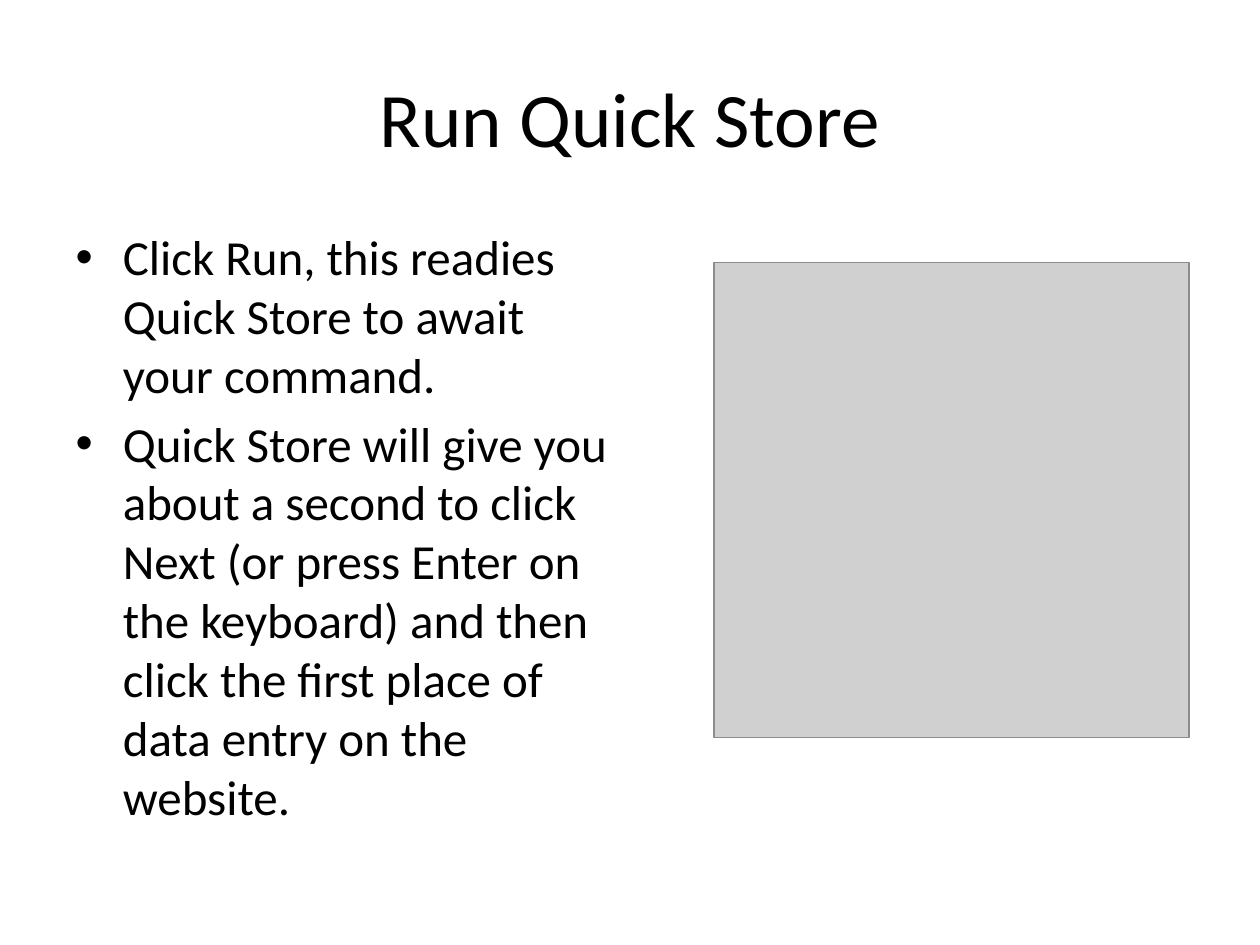
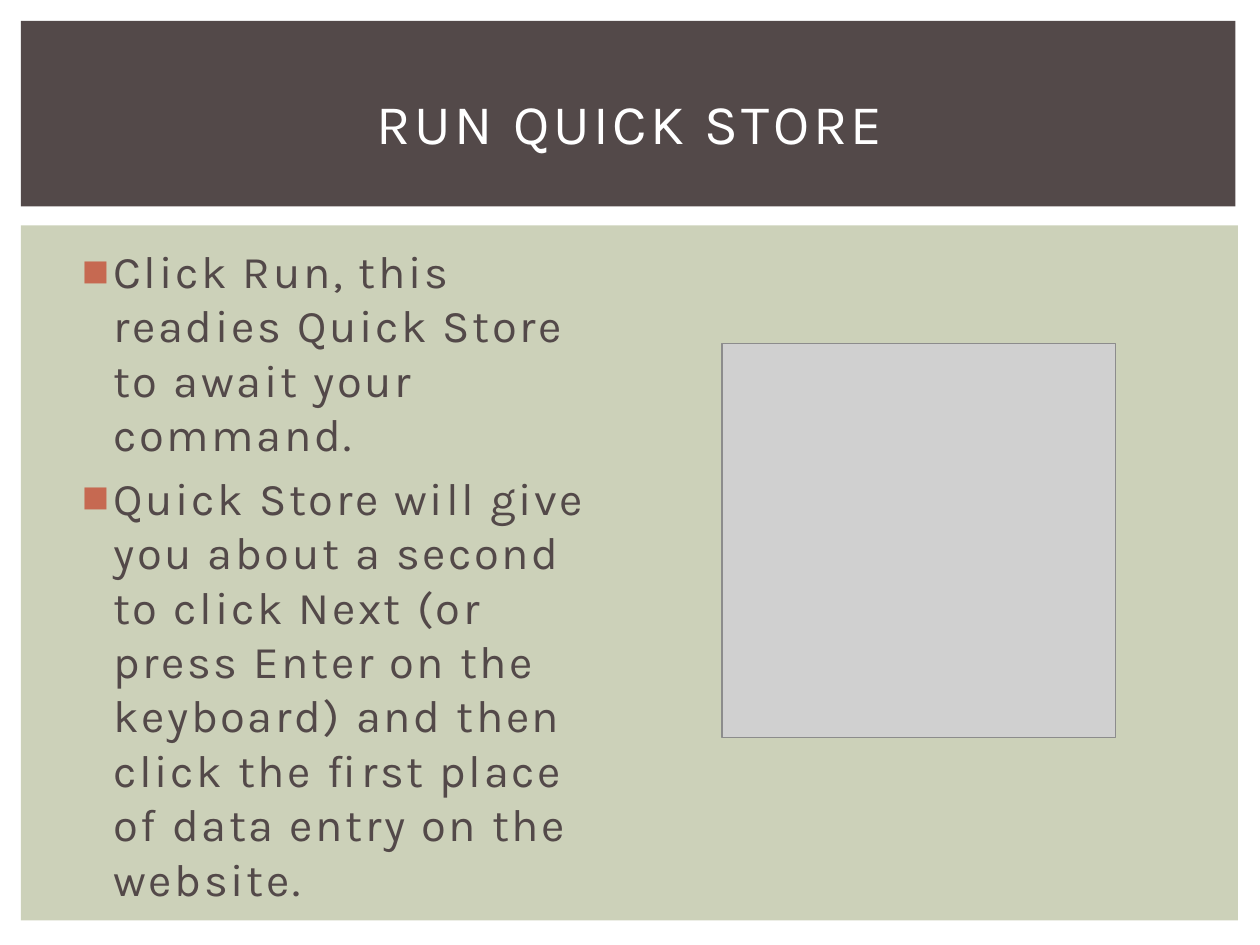
Before and after one commit to lonelyion/QuickStore, a slide deck: slide 8 of QuickStore.pptx (slide 6 before the commit). Drawn at 1260x945 pixels with LibreOffice and Linux fonts; fonts in the diff are those of the drawing; grey boxes stand for pictures. Boxes give left, top, right and bottom in pixels: in the first picture for what was removed or moved away, otherwise in the second. Text is boxed around its words. In the diff, an @@ line names an element or a change of style, - is before the commit and + after.

```diff
--- a/QuickStore.pptx
+++ b/QuickStore.pptx
@@ rectangle added at box(21, 21, 1236, 207), fill #534949 @@
@@ title at box(377, 108, 883, 154): text changed; size 44 to 32 pt; font Calibri to Karla; text colour #000000 to #FFFFFF @@
-Run Quick Store
+RUN QUICK STORE
@@ rectangle added at box(21, 226, 1239, 921), fill #CCD1B9 @@
@@ text "Click Run, this readies Quick ...": place and size @@
-text "Click Run, this readies Quick ..." at box(123, 241, 607, 816)
+text "Click Run, this readies Quick ..." at box(113, 257, 583, 852)
@@ text "Click Run, this readies Quick ..." at box(113, 257, 583, 852): size 28 to 25.9 pt, font Calibri to Karla, text colour #000000 to #534949, letter spacing 0 to 1.5 pt; bullet • to ■ @@
@@ picture: place and size @@
-picture at box(714, 262, 1189, 737)
+picture at box(722, 344, 1116, 738)
```
Also in this commit, not shown: 10 other slides changed, 2 slides added, 2 other files.
